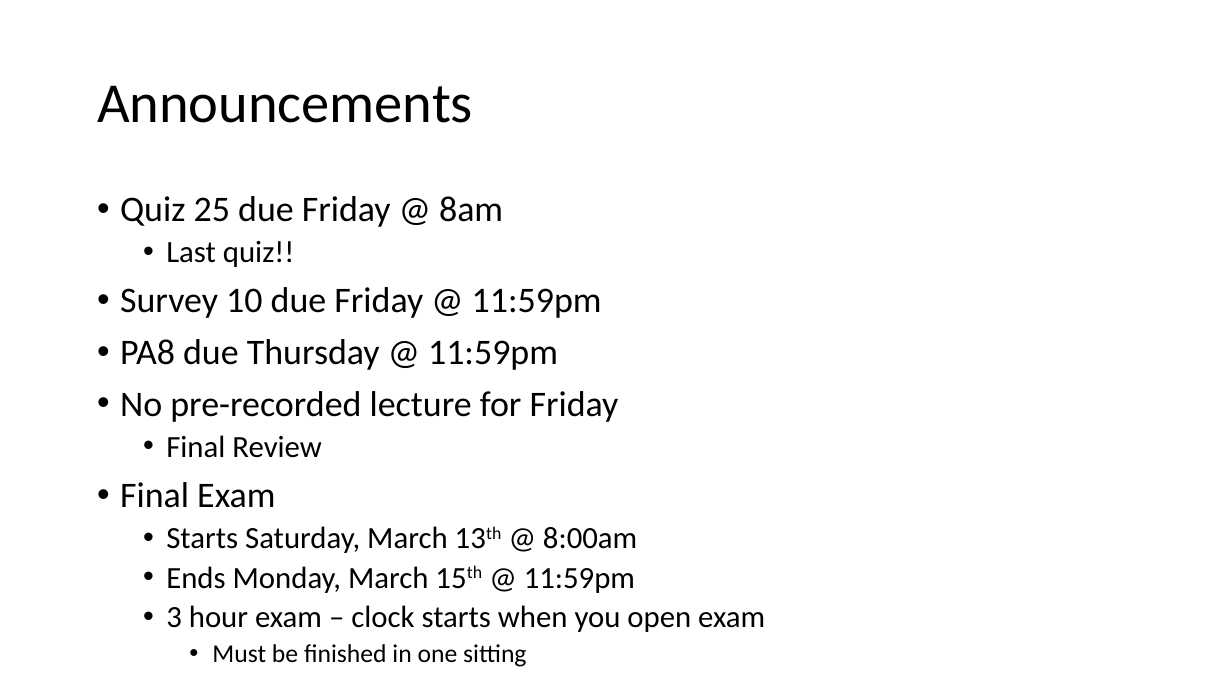
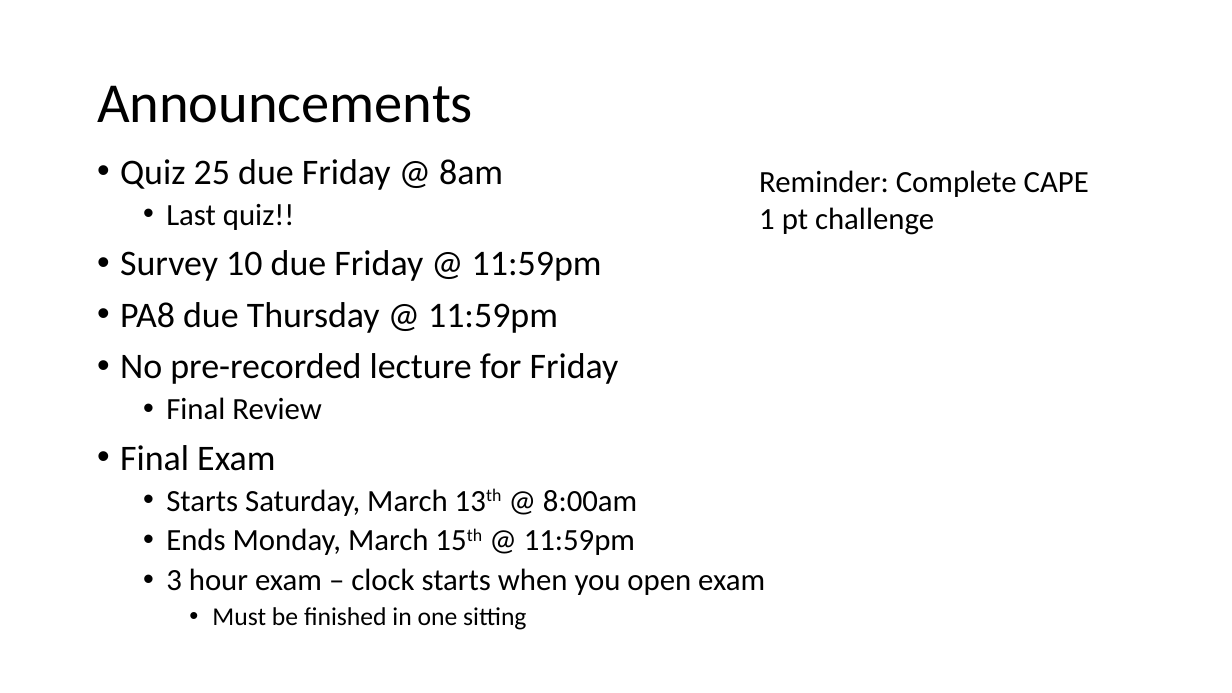
Before and after one commit to ucsd-cse12-w21/ucsd-cse12-w21.github.io, a slide deck: slide 2 of lectures/lecture-25/Live-B00-Cao/Lecture 25 - Lecture.pptx. Drawn at 1232x693 pixels with LibreOffice and Linux fonts; fonts in the diff are those of the drawing. Boxes give left, top, right and bottom in pixels: in the first picture for what was removed or moved away, otherwise in the second. Text is boxed around its words. In the diff, an @@ line names an element or a change of style, - is before the commit and + after.

```diff
--- a/lectures/lecture-25/Live-B00-Cao/Lecture 25 - Lecture.pptx
+++ b/lectures/lecture-25/Live-B00-Cao/Lecture 25 - Lecture.pptx
@@ text "Quiz 25 due Friday @ ...": place and size @@
-text "Quiz 25 due Friday @ ..." at <box>120,196,765,667</box>
+text "Quiz 25 due Friday @ ..." at <box>120,159,765,630</box>
@@ text added at <box>759,170,1089,235</box>, 18 pt, text #000000 @@
+Reminder: Complete CAPE
+1 pt challenge
```
Also in this commit, not shown: 5 other slides changed, 1 other file.
